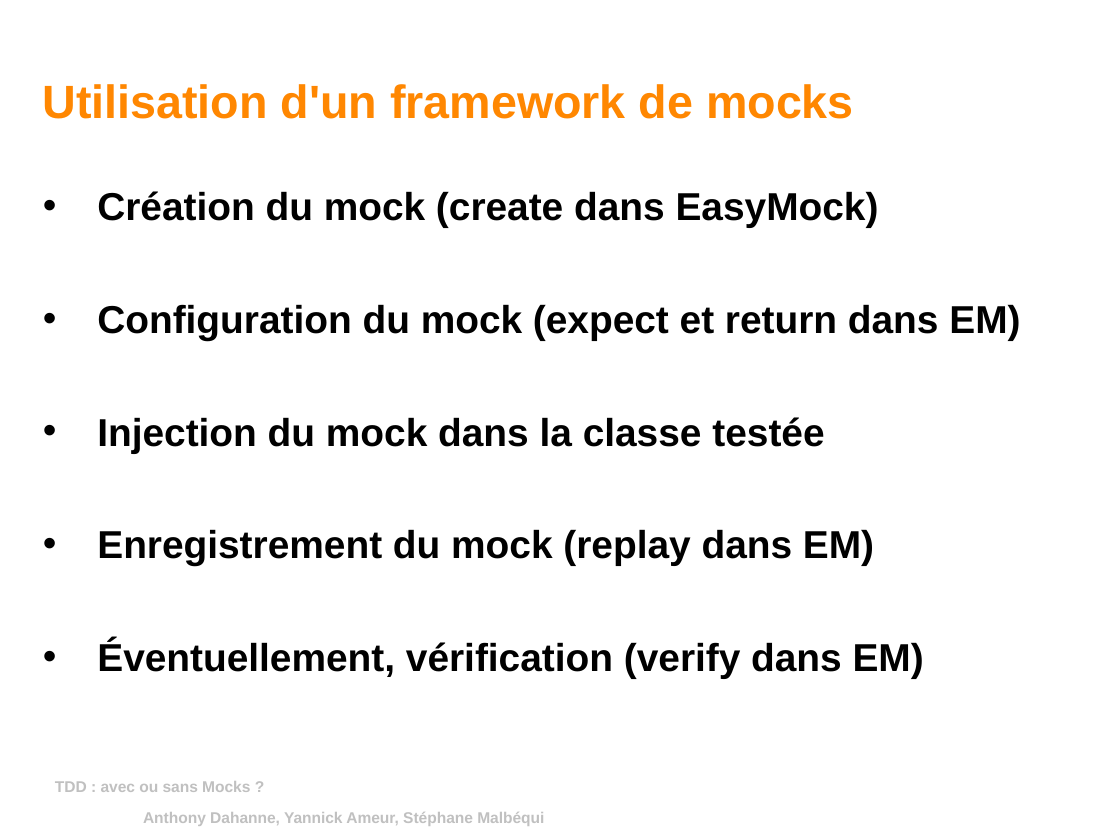
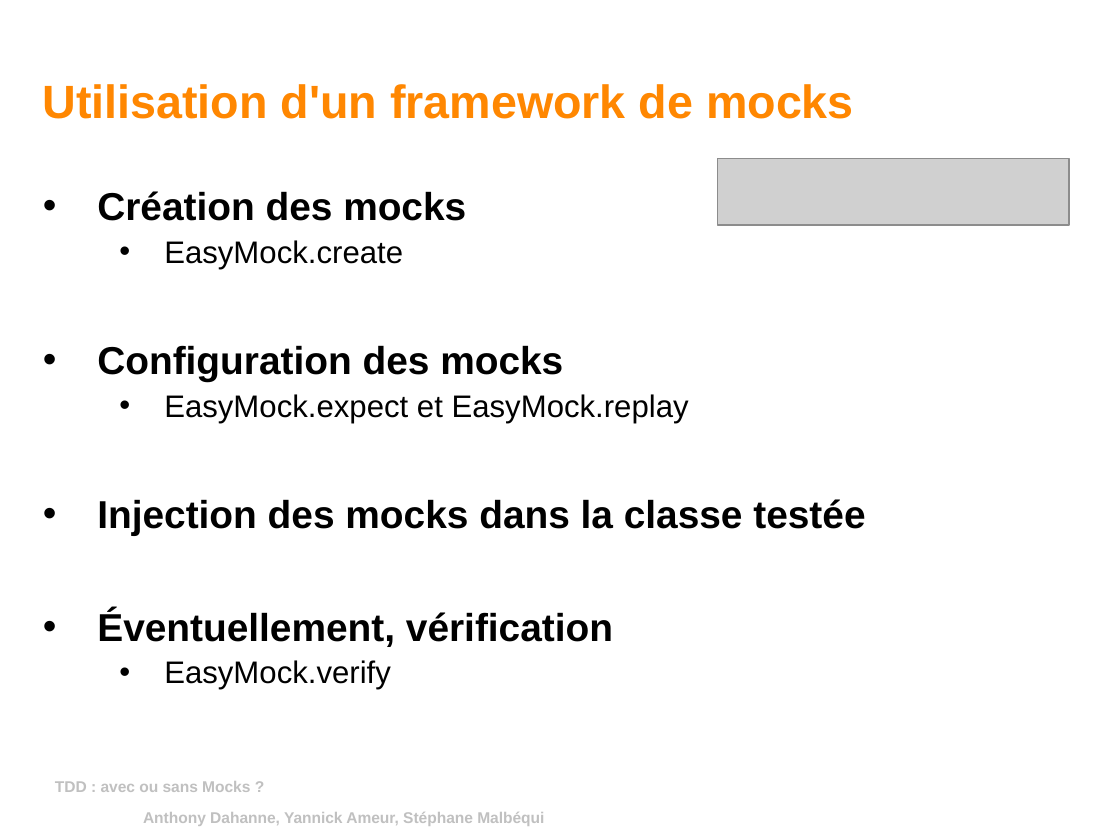
Before and after one commit to yannickameur/tddavecousansmock, a slide deck: slide 9 of tddavecousansmock/tdd_avec_ou_sans_mock.odp (slide 10 before the commit). Drawn at 1120x840 pixels with LibreOffice and Linux fonts; fonts in the diff are those of the drawing; grey boxes stand for pictures; background and template pictures are left out. Boxes give left, top, right and bottom in pixels: in the first picture for what was removed or moved away, otherwise in the second. Text is boxed around its words. In the diff, an @@ line names an element or a change of style, - is before the commit and + after.

```diff
--- a/tddavecousansmock/tdd_avec_ou_sans_mock.odp
+++ b/tddavecousansmock/tdd_avec_ou_sans_mock.odp
@@ picture added at (718, 159, 1070, 225) @@
@@ text at (97, 191, 865, 690): text changed @@
-• Création du mock (create dans EasyMock)
-• Configuration du mock (expect et return dans EM)
-• Injection du mock dans la classe testée
-• Enregistrement du mock (replay dans EM)
-• Éventuellement, vérification (verify dans EM)
+• Création des mocks
+  • EasyMock.create
+• Configuration des mocks
+  • EasyMock.expect et EasyMock.replay
+• Injection des mocks dans la classe testée
+• Éventuellement, vérification
+  • EasyMock.verify
```
Also in this commit, not shown: 8 other slides changed, 1 slide removed.
